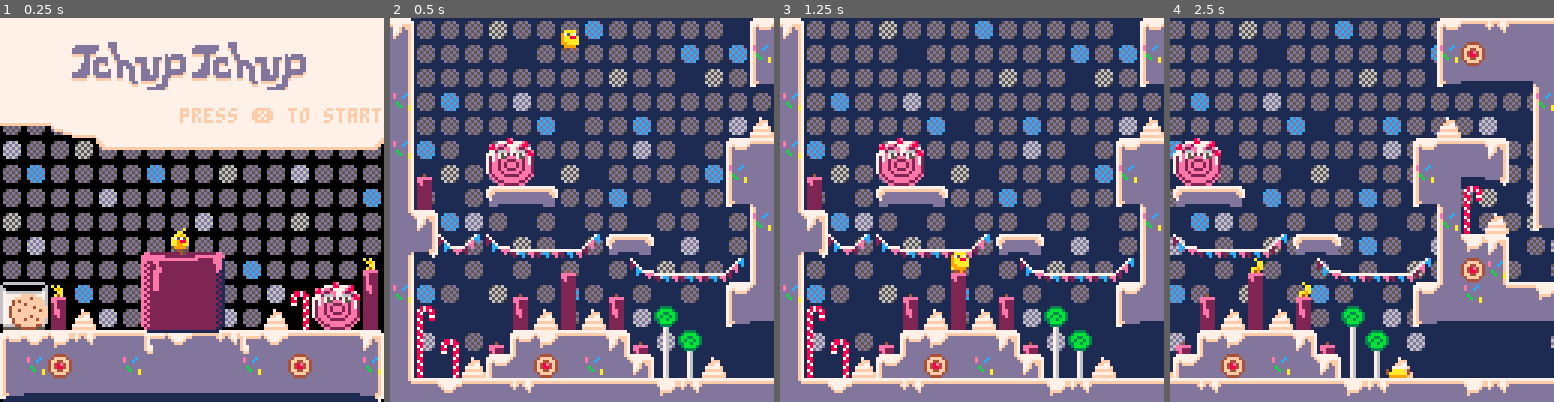
Above: before the commit, frames 1-4 (left to right).
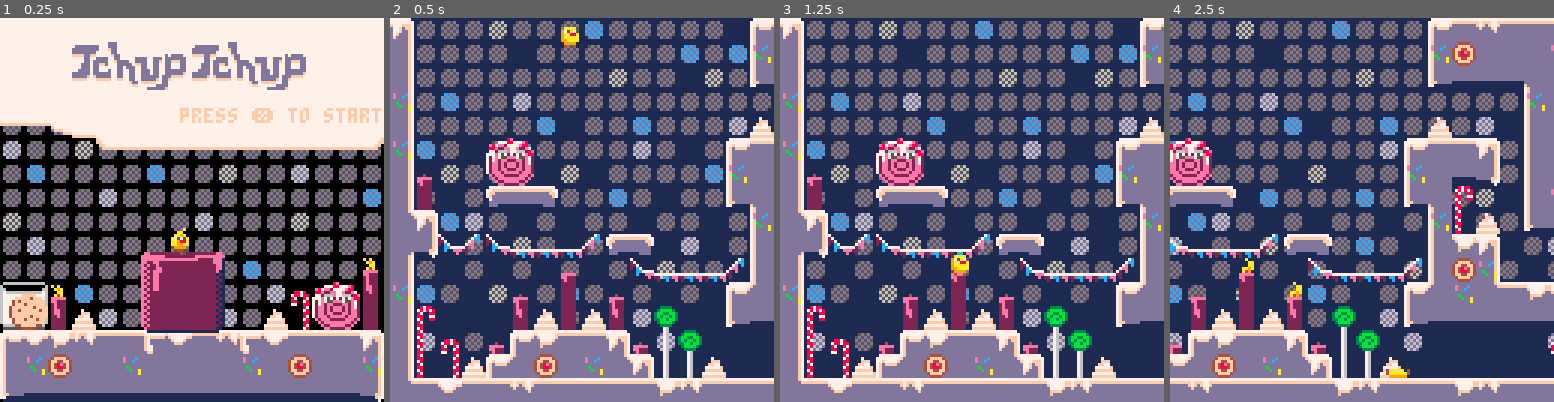
Above: after the commit, the same moments.

Repository: gschup/pico8-playground
Game: PICO-8 cartridge carts/tchup.p8
The game is run twice, just before and just after one commit, with the same random seed, the same clock (stepped at 60 frames per second) and the same inputs.
Inputs:
- Up to frame 1 (0.25 s): no input
- Up to frame 2 (0.5 s): tap X (X key) at 0.33 s
- Up to frame 3 (1.25 s): tap O (Z key) at 0.7 s; tap X (X key) at 1.07 s
- Up to frame 4 (2.5 s): hold Right 1.6-2.1 s; tap O (Z key) at 1.7, 2.1 s; tap X (X key) at 1.85 s; hold Right from 2.47 s (still down)

Frame 1 is identical in both runs. In frame 2, 0.2% of the frame differs, in the area x 44-50%, y 2-9%; in frame 3, 0.2%; in frame 4, 42%, in the area x 0-100%, y 0-99%.

Commit message:
sounds and leveldesign

Diff:
--- a/carts/tchup.p8
+++ b/carts/tchup.p8
@@ -11,7 +11,7 @@
 // move constants
 mov = 7.5
 max_mov = 75.0
-jump_height = 24.0
+jump_height = 22.0
 jump_time = 0.30
 fast_fall = 1.5
 cling_speed = 6.0
@@ -21,7 +21,7 @@
 jump_vel = -(2.0*jump_height)/jump_time
 // map pos
 map_x1=0
-map_x2=64
+map_x2=80
 map_y1=16
 map_y2=32
 map_size_x=8*(map_x2-map_x1)
@@ -108,7 +108,17 @@
 
 	roll_tiles_x={}
 	roll_tiles_y={}
-roll_count=0
+	roll_count=0
+
+	falling_soda_tiles_x={}
+	falling_soda_tiles_y={}
+	falling_soda_count=0
+
+	splurting_soda_tiles_x={}
+	splurting_soda_tiles_y={}
+	splurting_soda_count=0
+
+
 	find_animated_tiles()
 end
 
@@ -137,6 +147,16 @@
 				add(roll_tiles_y,y)
 				roll_count +=1
 			end
+			if mget(x,y)==240 then
+				add(falling_soda_tiles_x,x)
+				add(falling_soda_tiles_y,y)
+				falling_soda_count +=1
+			end
+			if mget(x,y)==243 then
+				add(splurting_soda_tiles_x,x)
+				add(splurting_soda_tiles_y,y)
+				splurting_soda_count +=1
+			end
 		end
 	end
 end
@@ -511,6 +531,7 @@
 			game_state="dead"
 			p.dy=jump_vel
 			p.state="dead"
+			sfx(2)
 		end
 end
 
@@ -528,6 +549,7 @@
 			// open dialogbox with text
 				current_text = dialog[i]
 				is_textbox= true
+				sfx(4)
 				if i == 1 then
 					// change the max jump
 					max_jumps=2
@@ -759,6 +781,13 @@
 		spr(rolls,cam.x+8*(roll_tiles_x[x]-map_x1),
 		cam.y+8*(roll_tiles_y[x]-map_y1),2,2)
 	end
+	// draw falling soda
+	for x=1,falling_soda_count do
+		local falling_soda = 241+flr(frames_in_game/20)%2
+		spr(falling_soda,cam.x+8*(falling_soda_tiles_x[x]-map_x1),
+		cam.y+8*(falling_soda_tiles_y[x]-map_y1))
+	end
+	// draw splurting soda
 end
 
 function draw_menu()
@@ -791,8 +820,8 @@
 	spr(rolls,16,8,2,2)
 	spr(rolls,96,8,2,2)
 	// animated candles
-	local candle=128+(frames_in_win/15)%3
-	local candle2=128+(frames_in_win/14)%3
+	local candle=192+(frames_in_win/15)%3
+	local candle2=192+(frames_in_win/14)%3
 	spr(candle,32,36)
 	spr(candle2,48,36)
 	spr(candle,72,36)
@@ -821,7 +850,7 @@
 end
 
 function draw_textbox(text)
-	sspr(32,64,64,32,10,0,112,40)
+	sspr(32,96,64,32,10,0,112,40)
 	print(text[1],16,10,4)
 	print(text[2],16,17,4)
 	print(text[3],16,24,4)
@@ -1052,19 +1081,52 @@
 
 
 
+…(33 lines of a section not shown)…
 __gff__
 0000000000000000000000010100000100000000000001000000000101000000000101010001010000000000000000000001010101010101010101010101000000020000000000000000000000000000000000000000000000000000000008080000000000000000000000000000000401010100000000010101000000000004
-0000000000000000000000000000000000000000000000000000000000000000000000000000000000000000000000000000000000000000000000000000000000000000000000000000000000000000000000000000000000000000000000000000000000000000000000000000000000000000000000000000000000000000
+0000000000000000000000000000000000000000000000000000000000000000000000000000000000000000000000000000000000000000000000000000000000000004000000000000000004040000000000000000000000000000000000000000000000000000000000000000000000040004000000000000000000000000
 __map__
-007a0000000000000000000000003f002b2a2a2a2d2a2a2a2b2a2a2a2a2a002d929292929191929292929191929292921818181818181818181818181818181800000000000000000000000000000000000000000000000000000000000000000000000000000000000000000000000000000000000000000000000000000000
-007b00003e00002a0000000000004f2a002a2a2a2a002a2a2a2a2a2a2b2a2b2a929292929191929292929191929292921818184748494a4b4748494a4b18181800000000000000000000000000000000000000000000000000000000000000000000000000000000000000000000000000000000000000000000000000000000
-2b7b00004e2d0000002a004000004f002d2a2a2a2a2a2a2a2a2d2a2a002d2a2a929292929191929292929191929292921818185758595a5b5758595a5b18181800000000000000000000000000000000000000000000000000000000000000000000000000000000000000000000000000000000000000000000000000000000
-0070717972002c0000002b707179722c2a2a2b2a2a2c2a2a2a2a2a2a2a2a2a2a929292929191929292929191929292921818181818181818181818181818181800000000000000000000000000000000000000000000000000000000000000000000000000000000000000000000000000000000000000000000000000000000
-002c7c7d7d7d7d7d7d7d7d7d7e002b00002a2a2a2a2a2b002a2a2b2a2a2a2c00929292929191929292929191929292932929271f18181818181818181818181800000000000000000000000000000000000000000000000000000000000000000000000000000000000000000000000000000000000000000000000000000000
-7c7d7d7e4100412a004100417c7d7d7e2a2b2a002a2a2a2a2a2a2c2a002a2a2a929292939191929292939191929292002c2a2a2d2e292929292929292929292f00000000000000000000000000000000000000000000000000000000000000000000000000000000000000000000000000000000000000000000000000000000
-2d002a406140600000604061402a00002a002d2a2a2a002d002a2a2a2a2b2a2aa39292009191a39292009191a39293002a2b2a2a2a2a2b2a2a2d2a2a2c2a2a2a00000000000000000000000000000000000000000000000000000000000000000000000000000000000000000000000000000000000000000000000000000000
-002c00353a3d393d3d393d31367a002a2c2a002a002b2a2a2a2b2a002a2a2d0000a39200919100a39200a09000a300002a2a2a2a2c2a2a2a2a2a2a2a2a2a2a2b00000000000000000000000000000000000000000000000000000000000000000000000000000000000000000000000000000000000000000000000000000000
-000041386b3b6c3b6c3b3b6b777b2d002d002b2c2a002a002a2a002a2a002a2a00009300a090000093000000000000002d2a2a2a2a2a2a2a2c2a2a2a2d2a2a2a00000000000000000000000000000000000000000000000000000000000000000000000000000000000000000000000000000000000000000000000000000000
+007a0000000000000000000000003f002b2a2a2a2d2a2a2a2b2a2a2a2a2a002dd2d2d2d2d1d1d2d2d2d2d1d1d2d2d2d21818181818181818181818181818181800000000000000000000000000000000000000000000000000000000000000000000000000000000000000000000000000000000000000000000000000000000
+007b00003e00002a0000000000004f2a002a2a2a2a002a2a2a2a2a2a2b2a2b2ad2d2d2d2d1d1d2d2d2d2d1d1d2d2d2d21818184748494a4b4748494a4b18181800000000000000000000000000000000000000000000000000000000000000000000000000000000000000000000000000000000000000000000000000000000
+2b7b00004e2d0000002a004000004f002d2a2a2a2a2a2a2a2a2d2a2a002d2a2ad2d2d2d2d1d1d2d2d2d2d1d1d2d2d2d21818185758595a5b5758595a5b18181800000000000000000000000000000000000000000000000000000000000000000000000000000000000000000000000000000000000000000000000000000000
+0070717972002c0000002b707179722c2a2a2b2a2a2c2a2a2a2a2a2a2a2a2a2ad2d2d2d2d1d1d2d2d2d2d1d1d2d2d2d21818181818181818181818181818181800000000000000000000000000000000000000000000000000000000000000000000000000000000000000000000000000000000000000000000000000000000
+002c7c7d7d7d7d7d7d7d7d7d7e002b00002a2a2a2a2a2b002a2a2b2a2a2a2c00d2d2d2d2d1d1d2d2d2d2d1d1d2d2d2d32929271f18181818181818181818181800000000000000000000000000000000000000000000000000000000000000000000000000000000000000000000000000000000000000000000000000000000
+7c7d7d7e4100412a004100417c7d7d7e2a2b2a002a2a2a2a2a2a2c2a002a2a2ad2d2d2d3d1d1d2d2d2d3d1d1d2d2d2002c2a2a2d2e292929292929292929292f00000000000000000000000000000000000000000000000000000000000000000000000000000000000000000000000000000000000000000000000000000000
+2d002a406140600000604061402a00002a002d2a2a2a002d002a2a2a2a2b2a2ae3d2d200d1d1e3d2d200d1d1e3d2d3002a2b2a2a2a2a2b2a2a2d2a2a2c2a2a2a00000000000000000000000000000000000000000000000000000000000000000000000000000000000000000000000000000000000000000000000000000000
+002c00353a3d393d3d393d31367a002a2c2a002a002b2a2a2a2b2a002a2a2d0000e3d200d1d100e3d200e0d000e300002a2a2a2a2c2a2a2a2a2a2a2a2a2a2a2b00000000000000000000000000000000000000000000000000000000000000000000000000000000000000000000000000000000000000000000000000000000
+000041386b3b6c3b6c3b3b6b777b2d002d002b2c2a002a002a2a002a2a002a2a0000e300e0d00000d3000000000000002d2a2a2a2a2a2a2a2c2a2a2a2d2a2a2a00000000000000000000000000000000000000000000000000000000000000000000000000000000000000000000000000000000000000000000000000000000
 7c7d353a3d3d3d32313d3d3d3d367d7e2a2c002a002d2a002a2b2a002c002a00000000000000000000000000000000002a2c2a2a2a2a2a2a2a2a2a2a2a2a2a2a00000000000000000000000000000000000000000000000000000000000000000000000000000000000000000000000000000000000000000000000000000000
 3e41783b6c3b3b6b3b3b3b6c3b374100002a002a002a002a002a002d2a2a002a000000000000000000000000000000002a2a2a2a2a2a2b2a2a2a2b2a2a2a2a4100000000000000000000000000000000000000000000000000000000000000000000000000000000000000000000000000000000000000000000000000000000
 4e353d3d3d393a3d3d31323d3d3d363f2a2b2a002d002a2b2a002a002a000000003e00003e0043444546003f3e0000000b0c412b2a2a2a2a2a2a2a2c3f0d0e6000000000000000000000000000000000000000000000000000000000000000000000000000000000000000000000000000000000000000000000000000000000
@@ -1072,29 +1134,29 @@
 35313d3d3d3d3d3d393a3d3d3d3d3d36002c002a000000000000002c000000007b4e7a4f4e4f636465664e4f4e7a4f7b353931323d3d3a393d323a393d3d3d3600000000000000000000000000000000000000000000000000000000000000000000000000000000000000000000000000000000000000000000000000000000
 3b6b6c3b3b6c3b6b3b3b3b6c3b3b6b6c000000000000000000000000000000007b4e7b4f4e4f737475764e4f4e7b4f7b386c6b3b3b6c3b3b3b3b6c3b6b3b3b7700000000000000000000000000000000000000000000000000000000000000000000000000000000000000000000000000000000000000000000000000000000
 6c3b3b3b6c3b3b3b6c3b3b6b3b6c3b3b000000000000000000000000000000006f6f6f6f6f6f6f6f6f6f6f6f6f6f6f6f3c33333333333333333333333333333400000000000000000000000000000000000000000000000000000000000000000000000000000000000000000000000000000000000000000000000000000000
-360000000000000000000000000000353d323d3d3d717171797171717171717971717171717171713600000000000000004100000000353d3d3d3d3d3d3d3d3d00000000000000000000000000000000000000000000000000000000000000000000000000000000000000000000000000000000000000000000000000000000
-370000000000000000000000000000786b3b3b3b77000000000000000000000000410000410000403700004000000000006000000000380f333333331677000000000000000000000000000000000000000000000000000000000000000000000000000000000000000000000000000000000000000000000000000000000000
-3700000000000000000000000000003c33333316370000357171717971717171797171797171717134007072000070717172000000003837000000413837000000000000000000000000000000000000000000000000000000000000000000000000000000000000000000000000000000000000000000000000000000000000
-7700000000000000000000000000000000000078370000383e00000000000000000000000000000000000000000000000000000000003837000000603877000000000000000000000000000000000000000000000000000000000000000000000000000000000000000000000000000000000000000000000000000000000000
-3700000000000000000000000000004000000038370000384e000000000000190000000000000000000000000000000000000000000038370000353d26253d3d00000000000000000000000000000000000000000000000000000000000000000000000000000000000000000000000000000000000000000000000000000000
-7700000019000000000000000000353d3d3600383700003836000000000000000000000000000000000041000000000000000000000038770000380f3333333300000000000000000000000000000000000000000000000000000000000000000000000000000000000000000000000000000000000000000000000000000000
-3741000000000000000000000000783b33340038370000383700000000003539360000000000000000707200000000000000000000003837000038770000004000000000000000000000000000000000000000000000000000000000000000000000000000000000000000000000000000000000000000000000000000000000
-37610000707172000000000000003c163e000038770000383700000000003c16770000000000000000000000000000000000000000003837000038370000353d00000000000000000000000000000000000000000000000000000000000000000000000000000000000000000000000000000000000000000000000000000000
-253600000000000000000000000000784e40003c34007a383741007072000038370000000000000000000000000000000000000000003837000038370000386c00000000000000000000000000000000000000000000000000000000000000000000000000000000000000000000000000000000000000000000000000000000
-0f347c7e7c7d7d7d7e707200000000383136000000007b783760000000004038370000000000004100000070720000000000000000007837000078370000383b00000000000000000000000000000000000000000000000000000000000000000000000000000000000000000000000000000000000000000000000000000000
-370000000000004100007c7d7d7d7e386b77000000007b382536000000003526370000000000707172000000000000000000000000003c340000383700003c1600000000000000000000000000000000000000000000000000000000000000000000000000000000000000000000000000000000000000000000000000000000
-770000000041006100410000000035266c253d31323d3d260f34000000003c1637000000000000000000000000000000007a00000000000000003c343f00003800000000000000000000000000000000000000000000000000000000000000000000000000000000000000000000000000000000000000000000000000000000
-373e0000006040614060007a00003c3333333333333333333400000000000038377a0000000000000000000000000000407b000000000000003e19004f00007800000000000000000000000000000000000000000000000000000000000000000000000000000000000000000000000000000000000000000000000000000000
-374e3f004135313d3d36417b7a000000000000003f3e00000000007072000038377b00000000000000000000000000007072000000000040004e00004f00403800000000000000000000000000000000000000000000000000000000000000000000000000000000000000000000000000000000000000000000000000000000
-374e4f4035266b3b6c25367b7b400000000000004f4e4000000000000000003825367f7f7f7f7f7f7f7f3539367f7f7f7f7f7f7f7f7f7f353d3d31323d3d3d2600000000000000000000000000000000000000000000000000000000000000000000000000000000000000000000000000000000000000000000000000000000
-253d393d3d323d3d3d3d3d31323d3d3d31323d3d3d3d3d3d3231393a3d3d3d266c776f6f6f6f6f6f6f6f386b776f6f6f6f6f6f6f6f6f6f383b3b3b3b3b3b3b3b00000000000000000000000000000000000000000000000000000000000000000000000000000000000000000000000000000000000000000000000000000000
-…(10 lines of a section not shown)…
+360000000000000000000000000000353d323d3d3d717171797171717171717971717171717171713600000000000000004100000000353d3d3d3d3d3d3d3d3d3d3d3d3d3d3d3d3d3d3d3d3d3d3d3d3d000000000000000000000000000000000000000000000000000000000000000000000000000000000000000000000000
+370000000000000000000000000000786b3b3b3b77000000000000000000000000410000410000403700004000000000006000000000380f33333333e1e13333333333160f333333333333160f333333000000000000000000000000000000000000000000000000000000000000000000000000000000000000000000000000
+3700000000000000000000000000003c3333331637000000353d3d39393d3d32313d3d393a3d3d3d7700707200007071717200000000383700004100f0f07a4100000038370000003f00003837000000000000000000000000000000000000000000000000000000000000000000000000000000000000000000000000000000
+7700000000000000000000000000000000000078370000350f3333333333333333333333333333333400000000000000000000000000383700006040f3f37b6100000038770000414f00003837000000000000000000000000000000000000000000000000000000000000000000000000000000000000000000000000000000
+3700000000000000000000000000004000000038370000383700000000000019000000000000000000000000000000000000000000003837000035392625313a36006238370000353600003837000000000000000000000000000000000000000000000000000000000000000000000000000000000000000000000000000000
+7700000019000000000000000000353d3d3600383700003877000000000000000000000000000000000041000000000000000000000038770000380f33333333347c7e78370062383700007837000000000000000000000000000000000000000000000000000000000000000000000000000000000000000000000000000000
+3741000000000000000000000000783b33340038370000383700000000003539360000000000000000707200000000000000000000003837000038770000000000000038377c7e383700623837000000000000000000000000000000000000000000000000000000000000000000000000000000000000000000000000000000
+37610000707172000000000000003c163e000038770000383700000000003c1677000000000000000000000000000000000000000000383700003837000000400000003837000078377d7e3837000000000000000000000000000000000000000000000000000000000000000000000000000000000000000000000000000000
+253600000000000000000000000000784e40003c34007a38374100707200003837000000000b0c0000000000000000000000000000003837000038370000353d3600003c34420038377c7d3877000000000000000000000000000000000000000000000000000000000000000000000000000000000000000000000000000000
+0f347c7e7c7d7d7d7e707200000000383136000000007b78376000000000403837000000001b1c4100000070720000000000000000007837000078370000386b7700000000007c383700003c34000000000000000000000000000000000000000000000000000000000000000000000000000000000000000000000000000000
+370000000000004100007c7d7d7d7e386b77000000007b382536000000003526370000007079717200000000000000000000000000003c340000383700003c1637000000000000383700000000000000000000000000000000000000000000000000000000000000000000000000000000000000000000000000000000000000
+770000000041006100410000000035266c253d31323d3d260f34000000003c1637000000000000000000000000000000000000000000000000003c343f0000383700000000000038770000000000007a000000000000000000000000000000000000000000000000000000000000000000000000000000000000000000000000
+373e0000006040614060007a00003c3333333333333333333400000000000038377a0000000000000000000000007a3e0000000000000000003e19004f0000783700000000000038370000000040417b000000000000000000000000000000000000000000000000000000000000000000000000000000000000000000000000
+374e3f004135313d3d36417b7a000000000000003f3e00000000007072000038377b0000000000000000000000407b4e0000000000000040004e00004f004038370000000000003c3400000000707972000000000000000000000000000000000000000000000000000000000000000000000000000000000000000000000000
+374e4f4035266b3b6c25367b7b400000000000004f4e4000000000000000003825367f7f7f7f7f7f7f7f35393d3d313d367f7f7f7f35323d3d3d31323d3d3d2677000000000000000000000000000000000000000000000000000000000000000000000000000000000000000000000000000000000000000000000000000000
+253d393d3d323d3d3d3d3d31323d3d3d31323d3d3d3d3d3d3231393a3d3d3d266c776f6f6f6f6f6f6f6f786b3b6c3b3b776f6f6f6f383b6b3b3b3b3b3b3b3b3b377f7f7f7f7f7f7f7f7f7f7f7f7f7f00000000000000000000000000000000000000000000000000000000000000000000000000000000000000000000000000
+…(10 lines of a section not shown)…
Not shown, changed: 97 lines of the sprite sheet (__gfx__) section of carts/tchup.p8
Not shown, changed: the sound effects (__sfx__) section of carts/tchup.p8
